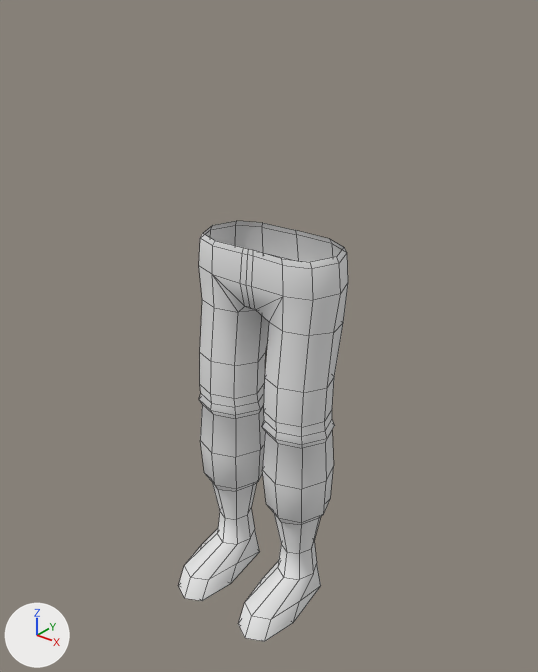
An edit to the Blender file modelsrc/playerblends/generic.blend, drawn before and after from the same camera.
Both versions are drawn from a camera (50 mm lens) standing at (11.4, -14.09, 17.32) and looking at (0.17, -0.05, 8.61). Every picture has the same lights, and +X, +Y and +Z are marked at lower left. Mesh edges are drawn as thin lines.

The older version as bpy lines, for what is in view:
```python
me_pants_and_boots = bpy.data.meshes.new('Pants and Boots')
me_pants_and_boots.from_pydata(...)  # 250 vertices, 250 faces; spans x -2.17..2.19, y -2.44..1.44, z 0.24..11.19
me_pants_and_boots.polygons.foreach_set('use_smooth', [True] * 250)
me_pants_and_boots.materials.append(mat_material)  # white #e7e7e7
ob_pants_and_boots = bpy.data.objects.new('Pants and Boots', me_pants_and_boots)
ob_pants_and_boots.location = (0.0, 0.0, 0.0)
```
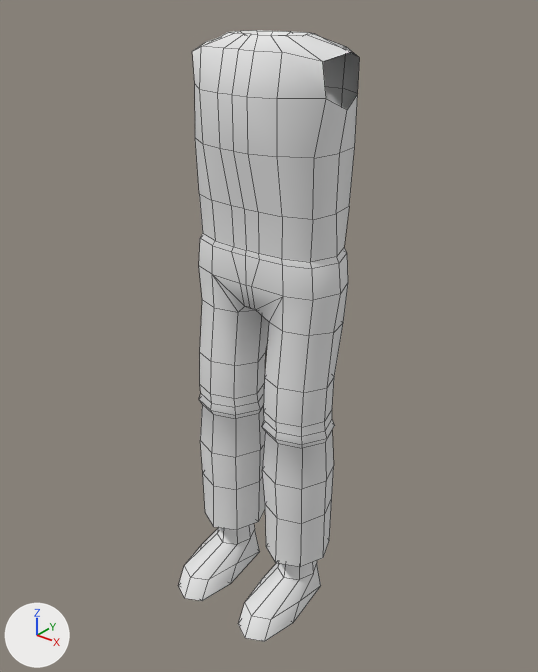
Commit message: WIP Torso and Second Set of Pants

What changed in the scene script:
```text
Change me_pants_and_boots:
    where me_pants_and_boots.from_pydata(...)  # 250 vertices, 250 faces; spans x -2.17..2.19, y -2.44..1.44, z 0.24..11.19
    used by ob_pants_and_boots; location = (0.0, 0.0, 0.0)
    me_pants_and_boots part 1: 32 of 250 vertices moved; they spanned x -2.1..2.11, y -0.94..1.01, z 3.36..3.6 and now span x -2.17..2.17, y -1.05..1.06, z 2.03..3.6; mean shift (0.0, 0.0, -0.65); largest move (1.22, -0.8, 3.36) -> (1.21, -1.03, 2.03)
    me_pants_and_boots part 2
    me_pants_and_boots.vertices[227].co: (-0.17, -0.69, 11.05) -> (-0.45, -0.78, 11.05)  # pixel (242, 253) -> pixel (231, 251)
    me_pants_and_boots.vertices[233].co: (0.18, -0.69, 11.05) -> (0.46, -0.78, 11.05)  # pixel (253, 256) -> pixel (259, 259)
    me_pants_and_boots.vertices[234].co: (0.01, -0.69, 11.05) -> (0.01, -0.78, 11.05)  # pixel (247, 254) -> pixel (245, 255)
    me_pants_and_boots.vertices[241].co: (-0.15, -0.66, 11.19) -> (-0.4, -0.75, 11.19)  # pixel (243, 247) -> pixel (233, 246)
    me_pants_and_boots.vertices[247].co: (0.17, -0.66, 11.19) -> (0.41, -0.75, 11.19)  # pixel (253, 250) -> pixel (258, 253)
    me_pants_and_boots.vertices[248].co: (0.01, -0.66, 11.19) -> (0.01, -0.76, 11.19)  # pixel (248, 249) -> pixel (246, 250)
Add me_generic_torso:
    me_generic_torso.from_pydata(...)  # 98 vertices, 80 faces; spans x -2.12..2.13, y -1.16..1.55, z 11.18..16.13
    me_generic_torso.polygons.foreach_set('use_smooth', [True] * 80)
    me_generic_torso.materials.append(mat_material)  # white #e7e7e7
Add ob_generic_torso:
    ob_generic_torso = bpy.data.objects.new('Generic Torso', me_generic_torso)
    ob_generic_torso.location = (0.0, 0.0, 0.0)
```

What differs and where, as boxes (x1, y1, x2, y2) in the pictures (538 x 672 px; the box of a moved part takes in the faces that stretch with it):
'Pants and Boots', reshaped: before (179, 221, 348, 642); after (179, 233, 348, 642)
'Generic Torso', added: after (192, 30, 360, 262)
part 1 of me_pants_and_boots, moved or reshaped: before (200, 441, 334, 554); after (200, 441, 334, 567)
part 2 of me_pants_and_boots, moved or reshaped: (212, 241, 283, 296) in both
